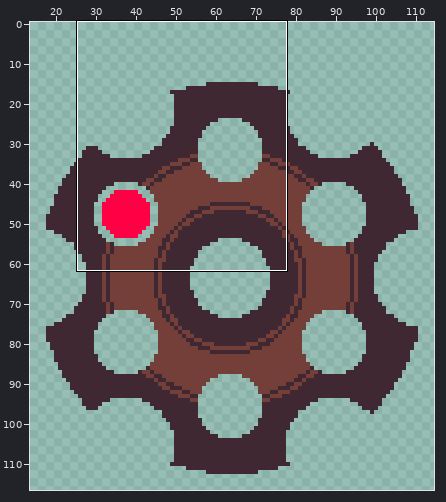
A pixel-art file gets an edit: Sprites/HUD/hud_cylinder.ase. The first picture is a wide view before the edit; the outline marks the close-up.
Close-up. The starting point:
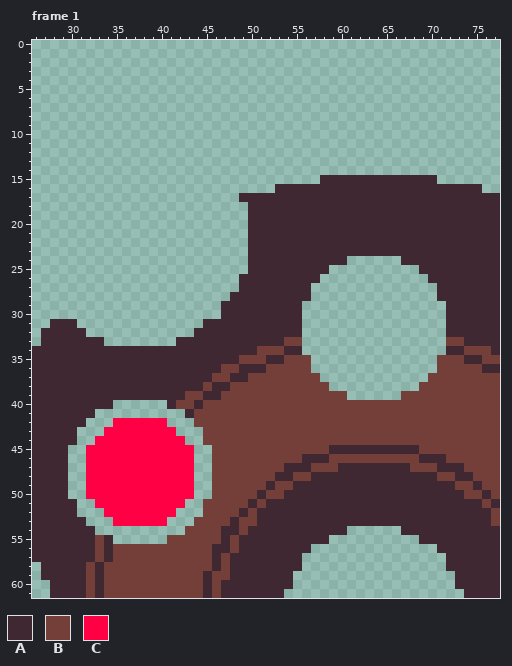
128x128 pixels, 18 frames. Shown: frame 1: x 26..77, y 0..61. The wide view leaves out empty margins. The commit also changed other frames or places, which this record leaves out.
Visible layers, top first: "Layer 3", "Layer 5", "C1", "C2", "C3", "C4", "C5", "C6", "Layer 4".
Palette (. is transparent): A #3f2832  B #743f39  C #ff0044
Pixels before, frame 1 (only the part around the change), first column x 26:
36 AAAAAAAAAAAAAAAAAAAAABBAAABBBBB
37 AAAAAAAAAAAAAAAAAAAABBAABBBBBBB
38 AAAAAAAAAAAAAAAAAAABAABBBBBBBBB
39 AAAAAAAAAAAAAAAAABBAABBBBBBBBBB
40 AAAAAAAAA......ABBABBBBBBBBBBBB
41 AAAAAAA..........ABBBBBBBBBBBBB
42 AAAAAA...CCCCCC...BBBBBBBBBBBBB
43 AAAAA...CCCCCCCC...BBBBBBBBBBBB
44 AAAAA..CCCCCCCCCC..BBBBBBBBBBBB
45 AAAA..CCCCCCCCCCCC..BBBBBBBBBBB
46 AAAA..CCCCCCCCCCCC..BBBBBBBBBBA
47 AAAA..CCCCCCCCCCCC..BBBBBBBBAAA
48 AAAA..CCCCCCCCCCCC..BBBBBBBAABB
49 AAAA..CCCCCCCCCCCC..BBBBBBABBAA
50 AAAA..CCCCCCCCCCCC..BBBBBABBAAA
51 AAAAA..CCCCCCCCCC..BBBBBABAAAAA
52 AAAAA...CCCCCCCC...BBBBABAAAAAA
53 AAAAAA...CCCCCC...BBBBABBAAAAAA
54 AAAAAAA..........BBBBAABAAAAAAA
55 AAAAAAABA......BBBBBBABAAAAAAAA
56 AAAAAAABABBBBBBBBBBBAABAAAAAAAA
57 AAAAAAABABBBBBBBBBBBABAAAAAAAA.
58 .AAAAABABBBBBBBBBBBBABAAAAAAAA.
59 .AAAAABABBBBBBBBBBBABBAAAAAAA..
60 ..AAAABABBBBBBBBBBBABAAAAAAAA..
61 ..AAAABABBBBBBBBBBBABAAAAAAA...
The result:
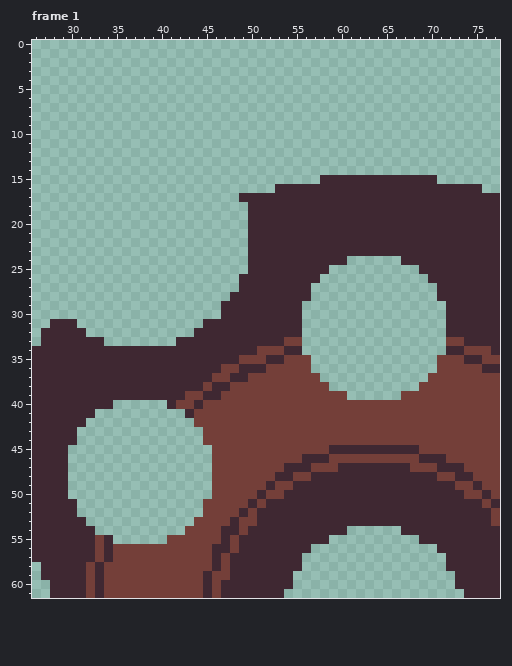
Change:
Changed rows in their new state; - is an unchanged pixel.
Frame 1, layer "Layer 4":
first column x 32:
42 ---......---
43 --........--
44 -..........-
45 ............
46 ............
47 ............
48 ............
49 ............
50 ............
51 -..........-
52 --........--
53 ---......---
